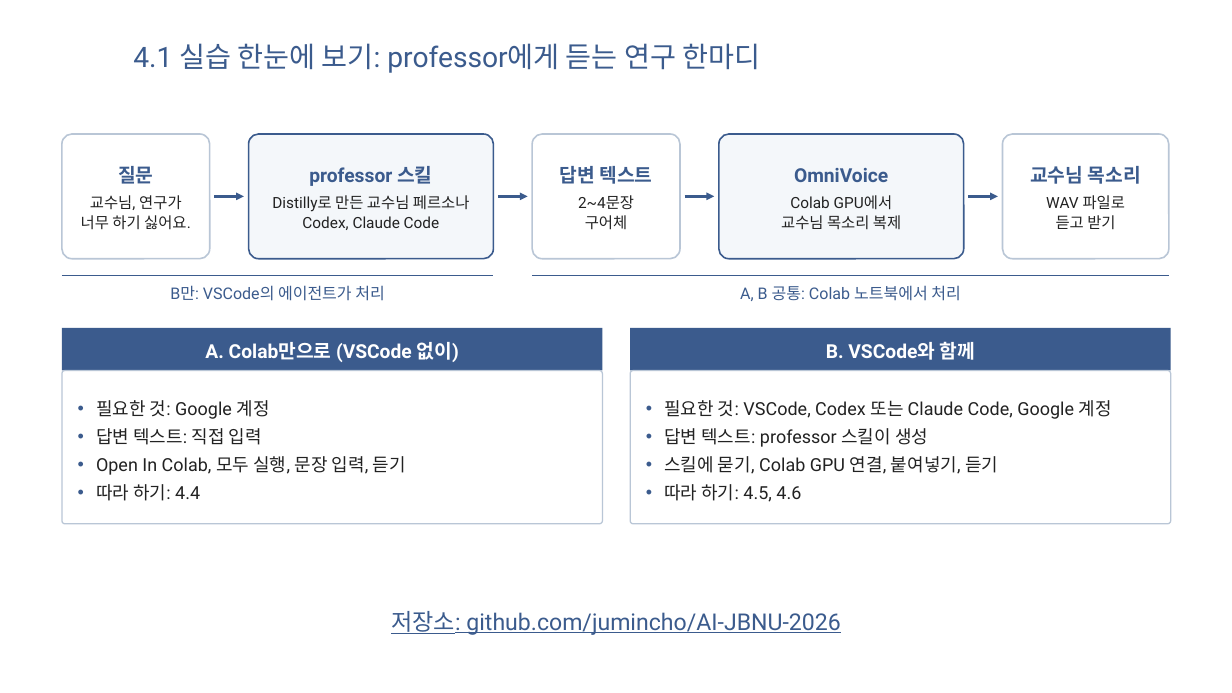
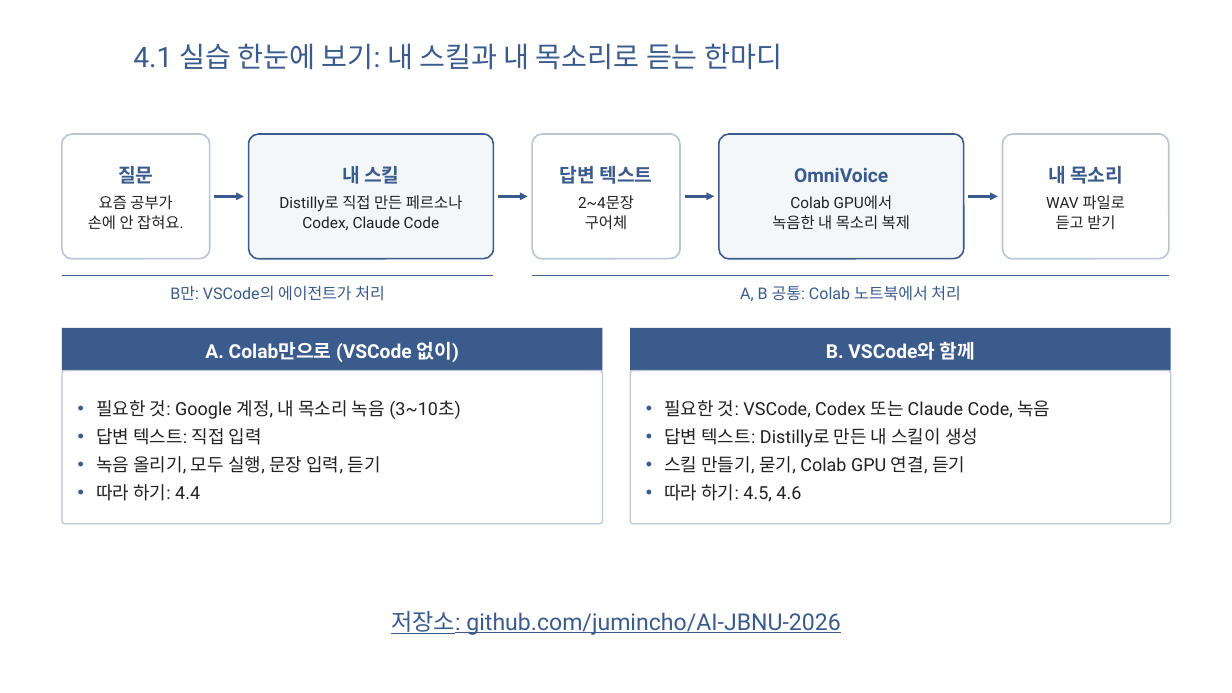
Before and after one commit to jumincho/AI-JBNU-2026, a slide deck: slide 52 of AI-JBNU-2026-jumincho.pptx. Drawn at 1232x693 pixels with LibreOffice and Linux fonts; fonts in the diff are those of the drawing; background and template pictures are left out. Boxes give left, top, right and bottom in pixels: in the first picture for what was removed or moved away, otherwise in the second. Text is boxed around its words. In the diff, an @@ line names an element or a change of style, - is before the commit and + after.

```diff
--- a/AI-JBNU-2026-jumincho.pptx
+++ b/AI-JBNU-2026-jumincho.pptx
@@ title at (133, 43, 782, 70): text changed @@
-4.1 실습 한눈에 보기: professor에게 듣는 연구 한마디
+4.1 실습 한눈에 보기: 내 스킬과 내 목소리로 듣는 한마디
@@ text in rounded rectangle at (279, 166, 463, 212): text changed @@
-professor 스킬
-Distilly로 만든 교수님 페르소나
+내 스킬
+Distilly로 직접 만든 페르소나
@@ text in rounded rectangle at (1048, 166, 1123, 184): text changed @@
-교수님 목소리
+내 목소리
@@ text in rounded rectangle at (88, 195, 184, 229): text changed @@
-교수님, 연구가
-너무 하기 싫어요.
+요즘 공부가
+손에 안 잡혀요.
@@ text in rounded rectangle at (772, 215, 910, 230): text changed @@
-교수님 목소리 복제
+녹음한 내 목소리 복제
@@ text in rounded rectangle at (96, 400, 461, 419): text changed @@
-• 필요한 것: Google 계정
+• 필요한 것: Google 계정, 내 목소리 녹음 (3~10초)
@@ text in rounded rectangle at (664, 400, 1050, 474): text changed @@
-• 필요한 것: VSCode, Codex 또는 Claude Code, Google 계정
-• 답변 텍스트: professor 스킬이 생성
-• 스킬에 묻기, Colab GPU 연결, 붙여넣기, 듣기
+• 필요한 것: VSCode, Codex 또는 Claude Code, 녹음
+• 답변 텍스트: Distilly로 만든 내 스킬이 생성
+• 스킬 만들기, 묻기, Colab GPU 연결, 듣기
@@ text in rounded rectangle at (96, 456, 381, 474): text changed @@
-• Open In Colab, 모두 실행, 문장 입력, 듣기
+• 녹음 올리기, 모두 실행, 문장 입력, 듣기
```
Also in this commit, not shown: 7 other slides changed, 6 other files.
